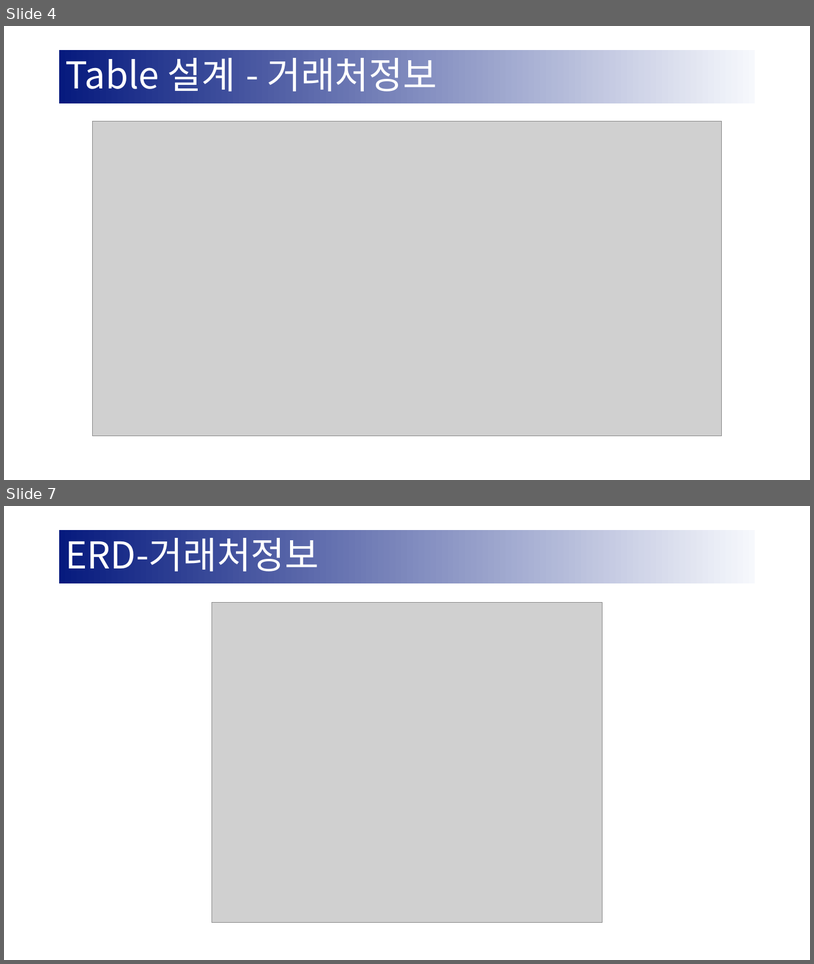
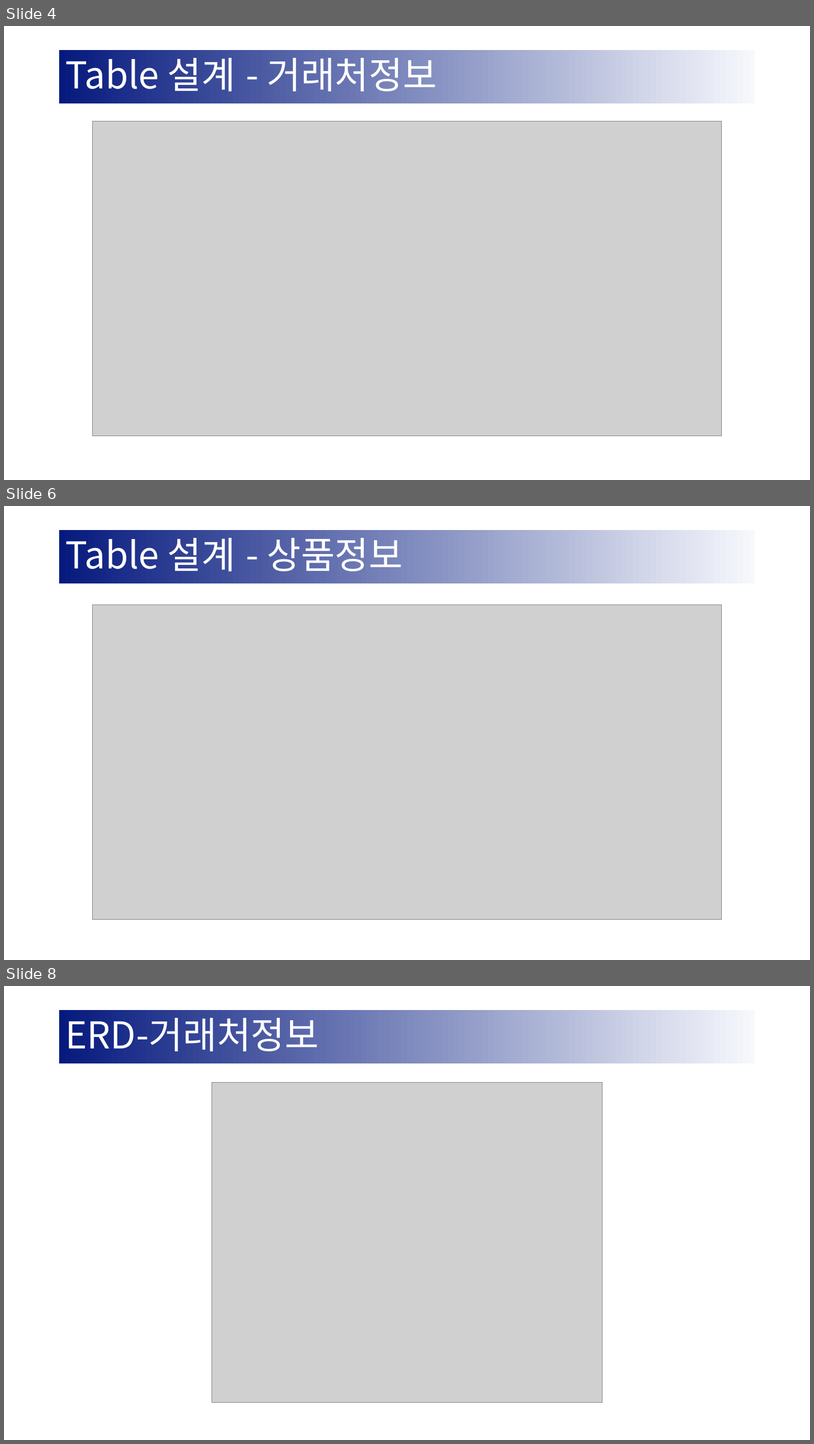
Before and after one commit to PollyGotACracker/study-nodeJS, a slide deck: Node_ERPV2/document/ERP_포트폴리오.pptx. Shown one above the other, each under a label of ours: slides 4 and 7 before the commit, slides 4, 6 and 8 after it; the slides between them are not shown. The pictures are 814x964 and 814x1444 pixels, drawn with LibreOffice and Linux fonts; fonts in the diff are those of the drawing; grey boxes stand for pictures. Boxes give left, top, right and bottom in pixels: in the first picture for what was removed or moved away, otherwise in the second. Text is boxed around its words. In the diff, an @@ line names an element or a change of style, - is before the commit and + after.

```diff
--- a/Node_ERPV2/document/ERP_포트폴리오.pptx
+++ b/Node_ERPV2/document/ERP_포트폴리오.pptx
@@ slide 6 added at [4, 506, 810, 960], background #FFFFFF @@
@@ title added at [60, 530, 755, 583], fill gradient #F6F8FC to #061A7E, 44 pt, text #FFFFFF @@
+Table 설계 - 상품정보
@@ picture added at [92, 604, 722, 919] @@
@@ what was slide 7 is now slide 8 @@
```
Also in this commit, not shown: 1 slide changed, 3 other slides added, 1 slide removed, 22 other files.
